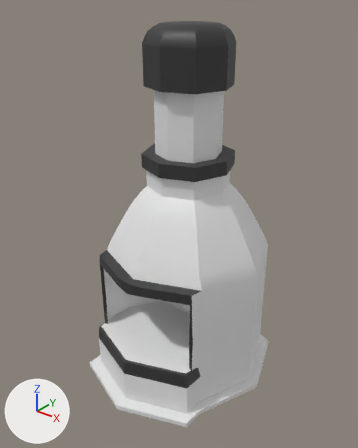
The Blender file Assets/Graphics/Models/Furnace.blend, before and after one commit.
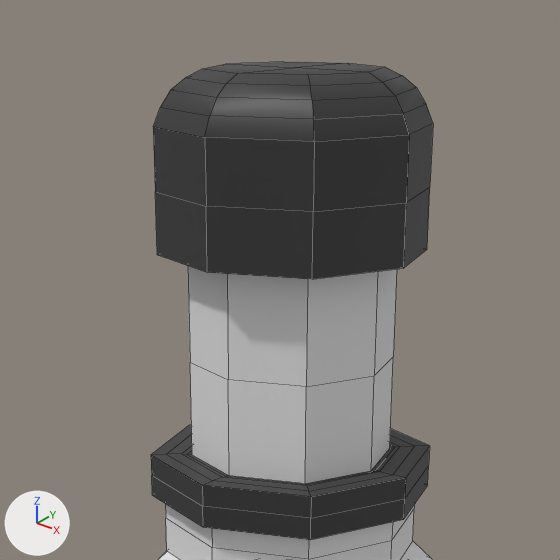
The first picture shows the older version from a camera (50 mm lens) standing at (4.23, -5.51, 5.85) and looking at (0.0, -0.23, 2.57). The close-ups show the older and then the newer version on the part from 25% to 78% of the width and 0% to 42% of the height of that picture. Only the edits that show in the close-ups are written down. The axes (+X, +Y, +Z) are drawn at lower left. The lights are the same throughout. The close-ups show mesh edges as thin lines.
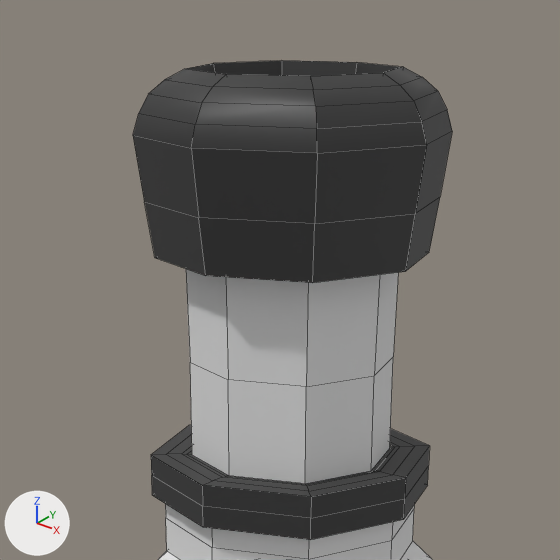
What differs and where, as boxes (x1, y1, x2, y2) in the close-ups (560 x 560 px; the box of a moved part takes in the faces that stretch with it):
'Cube', reshaped: before (151, 62, 433, 560); after (133, 60, 452, 560)
part 1 of me_cube, moved or reshaped: before (153, 62, 433, 375); after (133, 60, 452, 375)

Edits to the bpy script that builds the scene:
```text
Change me_cube:
    used by ob_cube; location = (0.0, 0.0, 0.0); rotation_euler = (1.571, 0.0, 0.0), in degrees (90, 0, 0)
    remove me_cube.from_pydata(...)  # 364 vertices, 358 faces; spans x -1.43..1.43, y 0.01..5.38, z -1.43..1.73
    add me_cube.from_pydata(...)  # 384 vertices, 374 faces; spans x -1.43..1.43, y 0.01..5.38, z -1.43..1.73
    me_cube part 1
    5 vertices are removed from x -0.29..0.29, y 5.38, z -0.29..0.29
    12 faces are deleted
    3 vertices in x -0.44..-0.34, y 4.6, z -0.44..-0.34 move by (-0.01, -0.02, -0.01)
    3 vertices in x 0.34..0.44, y 4.6, z -0.44..-0.34 move by (0.01, -0.02, -0.01)
    3 vertices in x 0.34..0.44, y 4.6, z 0.34..0.44 move by (0.01, -0.02, 0.01)
    3 vertices in x -0.44..-0.34, y 4.6, z 0.34..0.44 move by (-0.01, -0.02, 0.01)
    3 vertices in x -0.44, y 5.15, z -0.44 move by (-0.07, -0.04, -0.07)
    3 vertices in x 0.44, y 5.15, z -0.44 move by (0.07, -0.04, -0.07)
    66 vertices move from x -0.61..0.61, y 4.6..5.38, z -0.61..0.61 to x -0.7..0.7, y 4.58..5.38, z -0.7..0.7
    13 vertices are added at x -0.34..0.34, y 4.79..5.38, z -0.34..0.34
    20 new faces join them, mat_material_001 (dark grey #353535)
    other edits to the shape of me_cube do not show in these pictures
```
